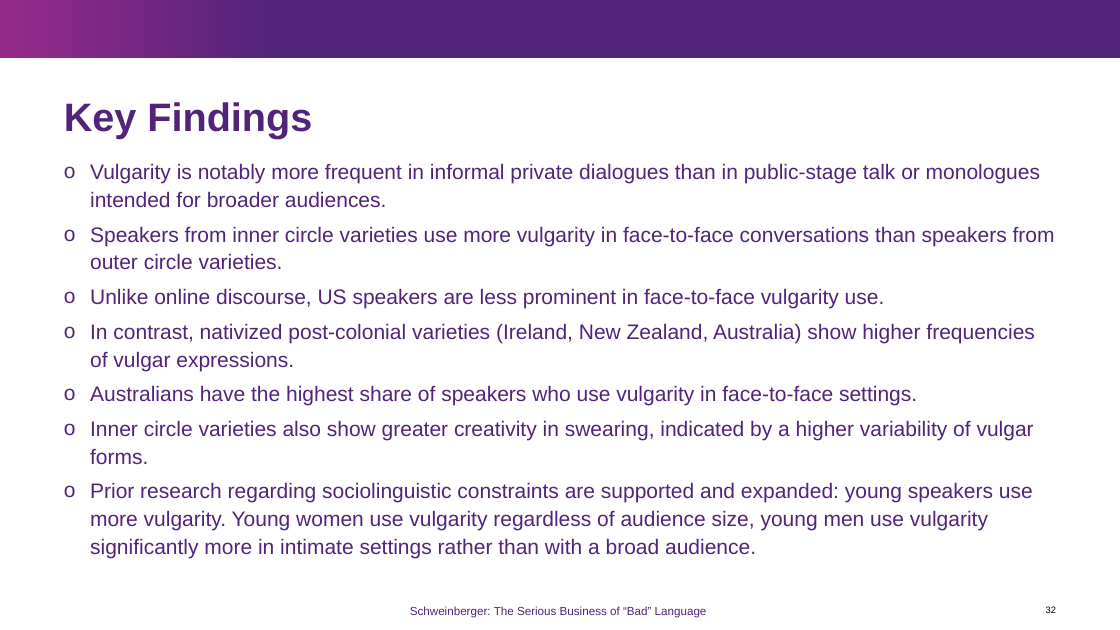
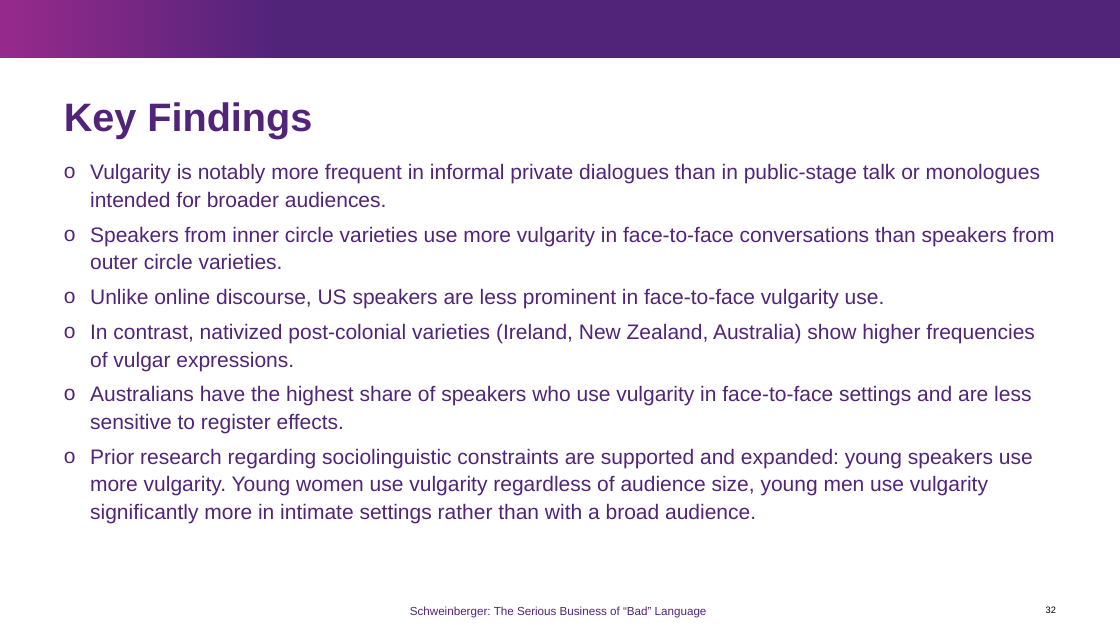
Before and after one commit to MartinSchweinberger/MartinSchweinberger.github.io, a slide deck: slide 32 of resources/UniM_Schweinberger_SeriousBusiness.pptx. Drawn at 1120x630 pixels with LibreOffice and Linux fonts; fonts in the diff are those of the drawing; background and template pictures are left out. Boxes give left, top, right and bottom in pixels: in the first picture for what was removed or moved away, otherwise in the second. Text is boxed around its words. In the diff, an @@ line names an element or a change of style, - is before the commit and + after.

```diff
--- a/resources/UniM_Schweinberger_SeriousBusiness.pptx
+++ b/resources/UniM_Schweinberger_SeriousBusiness.pptx
@@ text at <box>90,385,1031,433</box>: text changed @@
-o Australians have the highest share of speakers who use vulgarity in face-to-face settings.
-o Inner circle varieties also show greater creativity in swearing, indicated by a higher variability of vulgar forms.
+o Australians have the highest share of speakers who use vulgarity in face-to-face settings and are less sensitive to register effects.
```
Also in this commit, not shown: 7 other slides changed.
